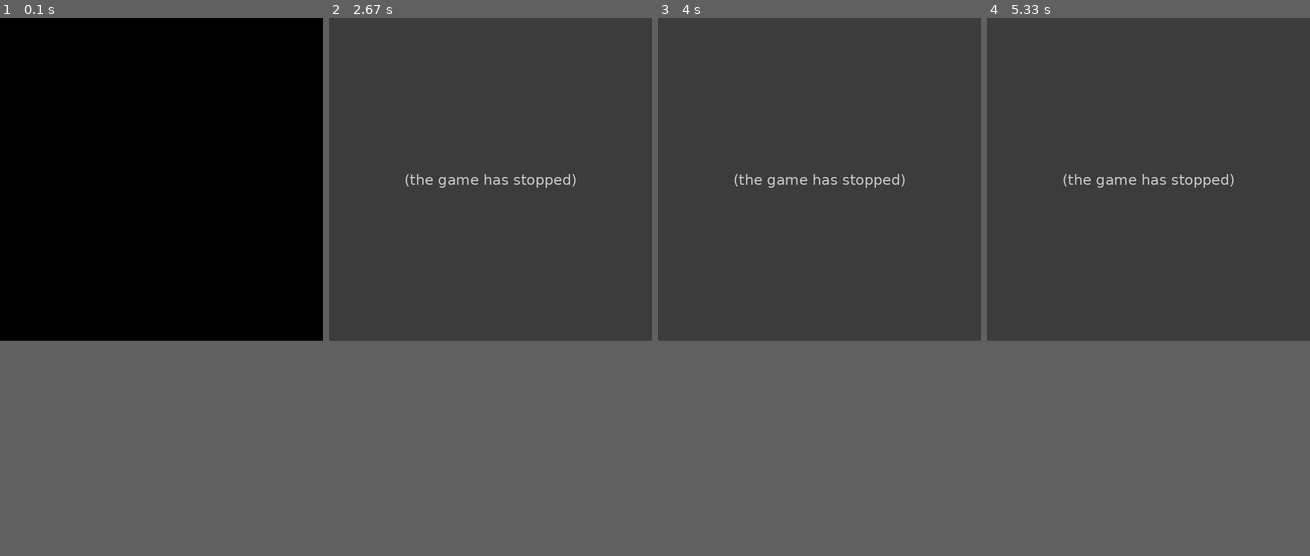
Above: before the commit, frames 1-4 (left to right).
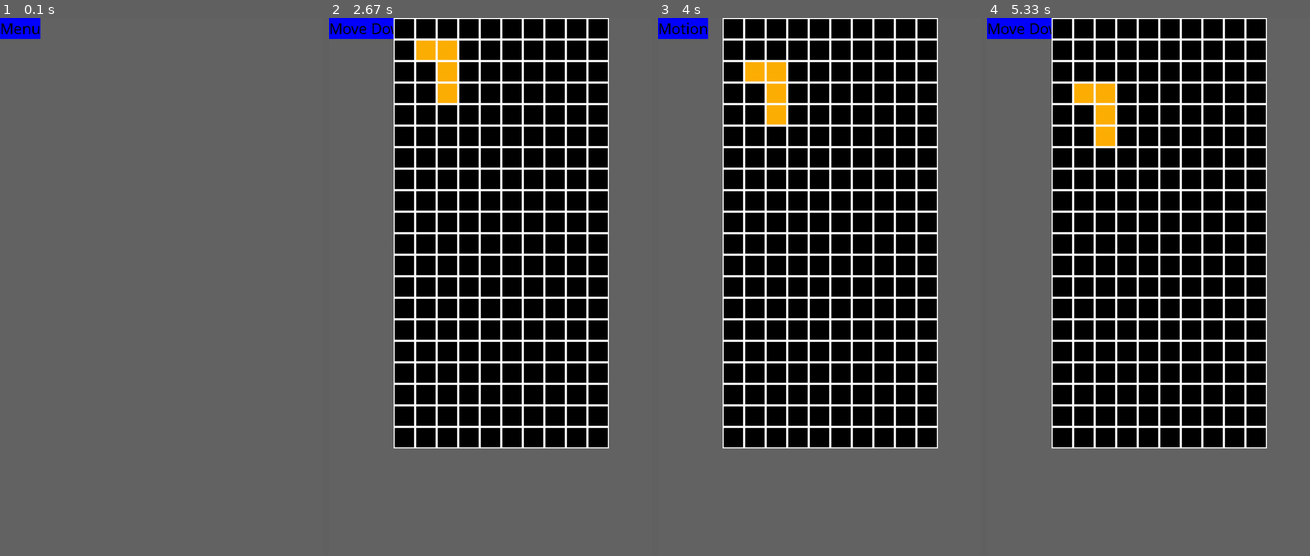
Above: after the commit, the same moments.

Repository: loboyd/pybrix
Game: pygame game, started from src/pybrix.py
Same seed, same stepped clock (60 frames per second), same inputs: the game is played once before the commit and once after it.
Inputs:
- Up to frame 1 (0.1 s): no input
- Up to frame 2 (2.67 s): tap 1 at 0.33 s; tap Z at 0.67 s; tap Q at 1 s
- Up to frame 3 (4 s): tap Enter at 3.4 s
- Up to frame 4 (5.33 s): no input
In our replay, the window is 540x540 before the commit and 540x900 after it. These sizes can differ from the game's own. Grey fills any space a smaller window leaves; there, only what the larger window draws over its background counts as a difference.

The runs differ from the first frame. In frame 1, 60% of the frame differs, in the area x 0-100%, y 0-60%; in frame 2, 73%, in the area x 0-100%, y 0-80%; in frame 3, 73%; in frame 4, 73%.
Before the commit the program exited at 1.02 s; later frames show no game.

Commit message:
made progress on main game loop

Diff:
--- a/src/board.py
+++ b/src/board.py
@@ -18,8 +18,8 @@
         """draw board not including currently falling tetromino"""
         for i in range(2,self.shape[0]):
             for j in range(self.shape[1]):
-                pos = (j, i-2)
+                pos = (j+3, i-2)
                 board_val = self.grid[i, j]
                 color = COLORS[board_val]
-                if board_val > -1:
-                    display.draw_block(self.screen, pos, color, border=True)
+                #if board_val > -1:
+                display.draw_block(self.screen, pos, color, border=True)
--- a/src/pybrix.py
+++ b/src/pybrix.py
@@ -1,7 +1,29 @@
+"""Main game logic for Pybrix
+
+2018.08.20  --  GVG"""
+
 import pygame
+import sys
+import os
+import tetromino as tet
+from random import sample
+
+# add src to path before import pybrix stuff
+cwd = os.getcwd()[:-4]
+print(cwd)
+sys.path.insert(0, cwd)
+sys.path.insert(0, cwd+'/src')
+
+from src.board import Board
+from src.settings import GRID_SIZE, COLORS
+
+
 def init():
+    global f
     pygame.init()
     pygame.font.init()
+    f = open("testing.out", "w")
+    f.write("123")
 
 def main():
     init()
@@ -11,23 +33,23 @@
     global current_state
     global clock
     global done
+    global score
+    global upcoming_tets
+    global fall_speed
     myfont = pygame.font.SysFont('Comic Sans MS', 30)
-    screen = pygame.display.set_mode((600, 600))
+    screen = pygame.display.set_mode((600, 1000))
     clock = pygame.time.Clock()
     done = False
-    state = enum('MENU','INIT','NEWPIECE','MOVEDOWN','MOTION','CHECKSITTING','CHECKLOSE','CLEARROWS')
+    state = enum('MENU','INIT','NEWPIECE','MOVEDOWN','MOTION','CHECKLOSE','CLEARROWS')
     current_state = state.MENU
+    score = 0
+    upcoming_tets = []
+    fall_speed = 1000
     while not done:
-            for event in pygame.event.get():
-                    if event.type == pygame.QUIT or (event.type == pygame.KEYDOWN and event.key == pygame.K_q):
-                        done = True
-                    if event.type == pygame.KEYDOWN and event.key == pygame.K_SPACE:
-                        screen.fill((0, 0, 0))
-                        state_execute(current_state)
-
-
-            pygame.display.flip()
-            #screen.fill((0, 0, 0))
+        screen.fill((100, 100, 100))
+        state_execute(current_state)
+        pygame.display.flip()
+        #screen.fill((0, 0, 0))
 
 
 def state_menu():   # Should display main menu and check for input on menu options
@@ -36,70 +58,92 @@
     screen.blit(textsurface,(0,0))
     # render_menu()
     #
-    current_state+=1
+    for event in pygame.event.get():
+            if event.type == pygame.QUIT or (event.type == pygame.KEYDOWN and event.key == pygame.K_q):
+                        done = True
+            elif event.type == pygame.KEYDOWN and event.key == pygame.K_1:
+                current_state+=1
     return;
 
 def state_init():   # Should start game: display empty board, reset score, show first pieces
     global current_state
-    textsurface = myfont.render('Init', False, (0, 0, 0),(0,0,255))
+    global score
+    global b
+    textsurface = myfont.render('Init', False, (100, 100, 100),(0,0,255))
     screen.blit(textsurface,(0,0))
     # board = blank_board()
     # render_board(board,0)     # (no pieces yet)
     # score = 0
     # push_upcoming_piece() x3
+    b = Board(screen)
+    score = 0
+
+    #for i in range(b.shape[0]):
+    #    for j in range(b.shape[1]):
+    #        b.grid[i, j] = sample([0,1,2,3,4,5,6],1)[0]
+    b.draw()
+    push_upcoming_tet(upcoming_tets, b, screen)
+    push_upcoming_tet(upcoming_tets, b, screen)
+    push_upcoming_tet(upcoming_tets, b, screen)
     current_state+=1
     return;
 
+def push_upcoming_tet(upcoming_tets, board, screen):
+    r = sample([0,1,2,3,4,5,6],1)[0]
+    upcoming_tets.append(tet.Tetromino(r, board, screen))
+    return r;
+
 def state_newpiece():   # Should place random new piece above top row of board, and cycle coming pieces
     global current_state
+    global active_tet
     textsurface = myfont.render('New Piece', False, (0, 0, 0),(0,0,255))
     screen.blit(textsurface,(0,0))
-    # active_piece = pull_upcoming_piece()
-    # push_upcoming_piece()
+    active_tet = pop_upcoming_tet(upcoming_tets)
+    push_upcoming_tet(upcoming_tets, b, screen)
+    b.draw()
+    active_tet.draw()
     current_state+=1
     return;
+
+def pop_upcoming_tet(upcoming_tets):
+    return upcoming_tets.pop(0);
 
 def state_movedown():   # Should move active piece down one row
     global current_state
     textsurface = myfont.render('Move Down', False, (0, 0, 0),(0,0,255))
     screen.blit(textsurface,(0,0))
-    # active_piece.position(2) -= 1     # (y position)
-    # render_board(board,active_piece)
-    current_state+=1
+    if active_tet.drop():
+        b.draw()
+        active_tet.draw()
+        current_state+=1
+    else:
+        current_state = state.NEWPIECE
     return;
 
 def state_motion():     # Should respond to user instructions: translate, rotate, drop pieces
     global current_state
     textsurface = myfont.render('Motion', False, (0, 0, 0),(0,0,255))
     screen.blit(textsurface,(0,0))
-    current_state+=1
-    # clock.tick()
-    # while clock.tick() < fall_speed:
-    #   for event in pygame.event.get():
-    #                if event.type == pygame.QUIT or (event.type == pygame.KEYDOWN and event.key == pygame.K_q):
-    #                    done = True
-    #                elif event.type == pygame.KEYDOWN and event.key == pygame.K_LEFT:
-    #                    active_piece.translate(1)
-    #                elif event.type == pygame.KEYDOWN and event.key == pygame.K_RIGHT:
-    #                    active_piece.translate(0)
-    #                elif event.type == pygame.KEYDOWN and event.key == pygame.K_z:
-    #                    active_piece.rotate(1)
-    #                elif event.type == pygame.KEYDOWN and event.key == pygame.K_x:
-    #                    active_piece.rotate(0)
-    #                elif event.type == pygame.KEYDOWN and event.key == pygame.K_SPACE:
-    #                    active_piece.fall()
-    #                    current_state = state_CLEARROWS
-    return;
-
-def state_checksitting():   # Should check if active piece is resting on bulk
-    global current_state
-    textsurface = myfont.render('Check Sitting', False, (0, 0, 0),(0,0,255))
-    screen.blit(textsurface,(0,0))
-    # if active_piece.checkSitting():
-    #   current_state = state_CHECKLOSE
-    # else:
-    #   current_state = state_MOVEDOWN
-    current_state+=1
+    current_state = state.MOVEDOWN
+    clk = pygame.time.get_ticks()
+    while pygame.time.get_ticks() - clk < fall_speed:
+        for event in pygame.event.get():
+            if event.type == pygame.QUIT or (event.type == pygame.KEYDOWN and event.key == pygame.K_q):
+                done = True
+            elif event.type == pygame.KEYDOWN and event.key == pygame.K_LEFT:
+                active_tet.translate(0)
+            elif event.type == pygame.KEYDOWN and event.key == pygame.K_RIGHT:
+                active_tet.translate(1)
+            elif event.type == pygame.KEYDOWN and event.key == pygame.K_z:
+                active_tet.rotate(1)
+            elif event.type == pygame.KEYDOWN and event.key == pygame.K_x:
+                active_tet.rotate(0)
+            elif event.type == pygame.KEYDOWN and event.key == pygame.K_SPACE:
+                active_tet.drop()
+                #current_state = state.CLEARROWS
+            b.draw()
+            active_tet.draw()
+            pygame.display.flip()
     return;
 
 def state_checklose():      # Should check if active piece rested above top (and top row not full)
@@ -137,7 +181,6 @@
         state.NEWPIECE: state_newpiece,
         state.MOVEDOWN: state_movedown,
         state.MOTION: state_motion,
-        state.CHECKSITTING: state_checksitting,
         state.CHECKLOSE: state_checklose,
         state.CLEARROWS: state_clearrows,
     }
--- a/src/settings.py
+++ b/src/settings.py
@@ -11,7 +11,8 @@
     (255, 176,   5),  # orange     L       (working)
     (  1,   8, 208),  # blue       L'      (working)
     (118,   1, 208),  # purple     T       (working)
-    (223, 197,   1)   # yellwo     square  (working)
+    (223, 197,   1),  # yellow     square  (working)
+    (  0,   0,   0)   # black      background
 ]
 
 BOARD_SIZE = (20, 10)
--- a/src/tetromino.py
+++ b/src/tetromino.py
@@ -36,7 +36,7 @@
 
 
 class Tetromino(object):
-    def __init__(self, shape, board, screen, orientation=0, position=(0,5)):
+    def __init__(self, shape, board, screen, orientation=0, position=(5,-1)):
         self.shape = shape
         self.board = board
         self.screen = screen
@@ -80,7 +80,10 @@
         t = 1 if direction else -1
         self.position = (self.position[0]+t, self.position[1])
         # check for board collisions
+        self.check_board_collision()
         # if found, undo translation
+        f = open("testing.out","a")
+        f.write("translate")
         if self.board_collision:
             self.position = (self.position[0]-t, self.position[1])
             return False
@@ -106,14 +109,16 @@
             self.is_drawn = False
 
     def check_board_collision(self):
-        blocks = self.get_block_positions
+        blocks = self.get_block_positions()
+        f = open("testing.out","a")
+        f.write(str(blocks))
         for block in blocks:
             u,v = block
             if u < 0 or u > self.board.shape[0]:
                 self.board_collision = True
             elif v < 0 or u > self.board.shape[1]:
                 self.board_collision = True
-            elif self.board[u,v] != -1:
+            elif self.board.grid[u, v] != -1:
                 self.board_collision = True
         return board_collision
 
Not shown, added: src/testing.out
